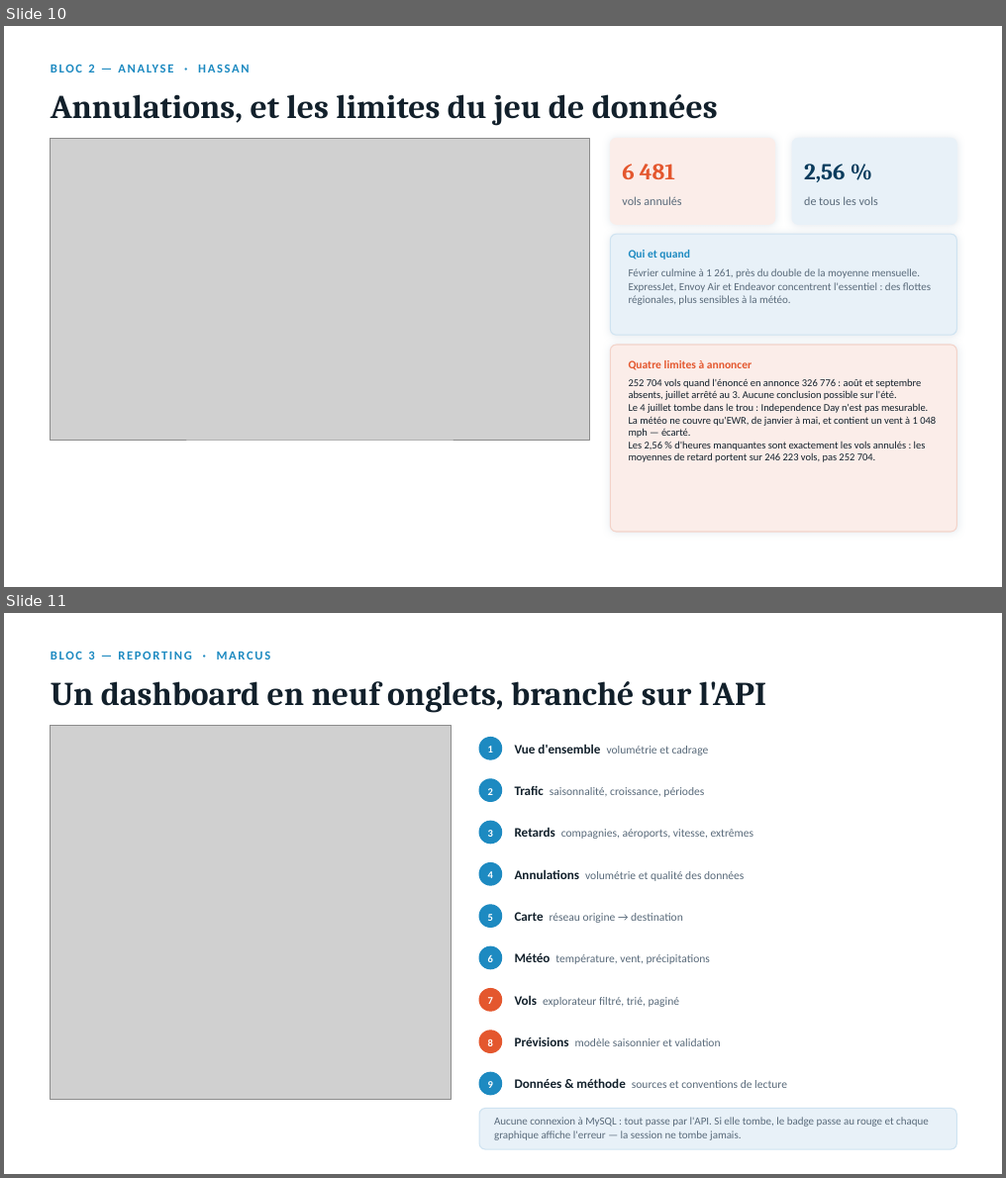
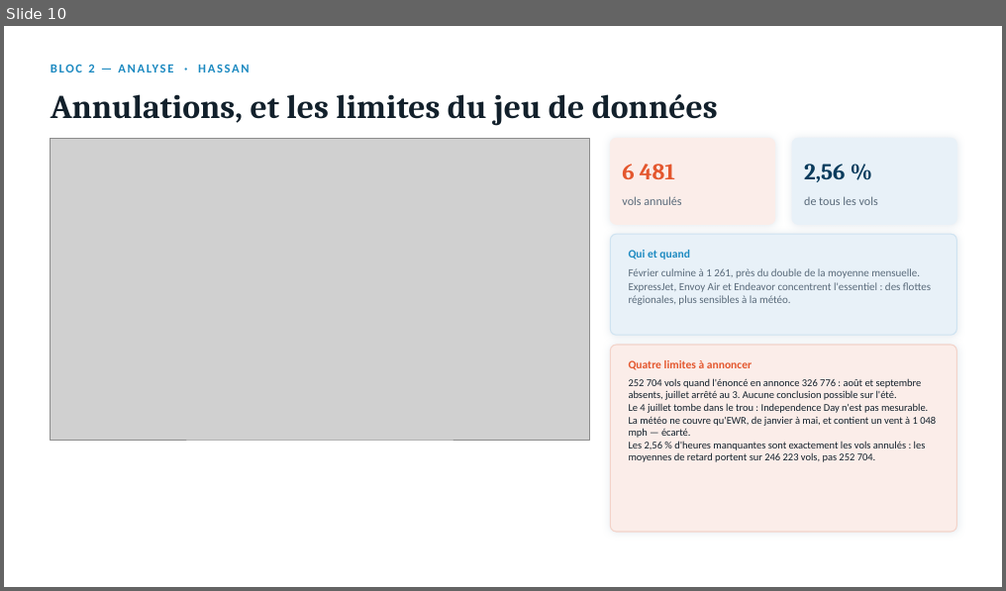
Before and after one commit to Salmabentisse/trafic-aerien-adp, a slide deck: presentation/Trafic_Aerien_ADP_presentation.pptx. Shown one above the other, each under a label of ours: slides 10 and 11 before the commit, slide 10 after it. The pictures are 1006x1178 and 1006x591 pixels, drawn with LibreOffice and Linux fonts; fonts in the diff are those of the drawing; grey boxes stand for pictures. Boxes give left, top, right and bottom in pixels: in the first picture for what was removed or moved away, otherwise in the second. Text is boxed around its words. In the diff, an @@ line names an element or a change of style, - is before the commit and + after.

Commit message:
refactor(presentation): confier la demonstration live a Hedi
La demonstration du dashboard passe de Marcus a Hedi : c'est son API que
l'application interroge, donc c'est lui qui peut repondre si le jury demande
d'ou sort un chiffre affiche pendant la manipulation.

La slide 11 porte desormais deux captures, vue d'ensemble et carte du reseau,
qui servent de repli si l'application ne demarre pas le jour J : la presentation
se fait alors sur les images sans rien changer au discours.

Repartition apres ce changement :

  Salma  1, 2, 3
  Meissa 4, 5
  Hedi   6, 7, 11
  Hassan 8, 9, 10
  Marcus 12, 13

```diff
--- a/presentation/Trafic_Aerien_ADP_presentation.pptx
+++ b/presentation/Trafic_Aerien_ADP_presentation.pptx
@@ slide 11 removed at <box>4,613,1002,1174</box>, background #FFFFFF @@
@@ text removed at <box>51,651,271,660</box> @@
-BLOC 3 — REPORTING · MARCUS
@@ text removed at <box>51,681,766,713</box> @@
-Un dashboard en neuf onglets, branché sur l'API
@@ picture removed at <box>51,725,450,1100</box> @@
@@ ellipse removed at <box>479,738,502,760</box> @@
@@ text removed at <box>488,746,493,753</box> @@
-1
@@ text removed at <box>515,744,709,756</box> @@
-Vue d'ensemble volumétrie et cadrage
@@ ellipse removed at <box>479,779,502,802</box> @@
@@ text removed at <box>488,788,493,795</box> @@
-2
@@ text removed at <box>515,786,704,797</box> @@
-Trafic saisonnalité, croissance, périodes
@@ ellipse removed at <box>479,821,502,844</box> @@
@@ text removed at <box>488,830,493,837</box> @@
-3
@@ text removed at <box>515,827,754,839</box> @@
-Retards compagnies, aéroports, vitesse, extrêmes
@@ ellipse removed at <box>479,863,502,885</box> @@
@@ text removed at <box>488,871,493,878</box> @@
-4
@@ text removed at <box>515,869,744,881</box> @@
-Annulations volumétrie et qualité des données
@@ ellipse removed at <box>479,905,502,928</box> @@
@@ text removed at <box>488,914,493,921</box> @@
-5
@@ text removed at <box>515,912,683,923</box> @@
-Carte réseau origine → destination
@@ ellipse removed at <box>479,947,502,969</box> @@
@@ text removed at <box>488,956,493,962</box> @@
-6
@@ text removed at <box>515,954,710,964</box> @@
-Météo température, vent, précipitations
@@ ellipse removed at <box>479,989,502,1011</box> @@
@@ text removed at <box>488,997,493,1004</box> @@
-7
@@ text removed at <box>515,995,680,1007</box> @@
-Vols explorateur filtré, trié, paginé
@@ ellipse removed at <box>479,1031,502,1054</box> @@
@@ text removed at <box>488,1040,493,1047</box> @@
-8
@@ text removed at <box>515,1038,721,1047</box> @@
-Prévisions modèle saisonnier et validation
@@ ellipse removed at <box>479,1072,502,1095</box> @@
@@ text removed at <box>488,1081,493,1088</box> @@
-9
@@ text removed at <box>515,1078,787,1088</box> @@
-Données & méthode sources et conventions de lecture
@@ rounded rectangle removed at <box>479,1109,957,1150</box> @@
@@ text removed at <box>494,1117,929,1141</box> @@
-Aucune connexion à MySQL : tout passe par l'API. Si elle tombe, le badge passe au rouge et chaque graphique affiche l'erreur — la session ne tombe jamais.
```
Also in this commit, not shown: 1 slide added, 1 other file.
